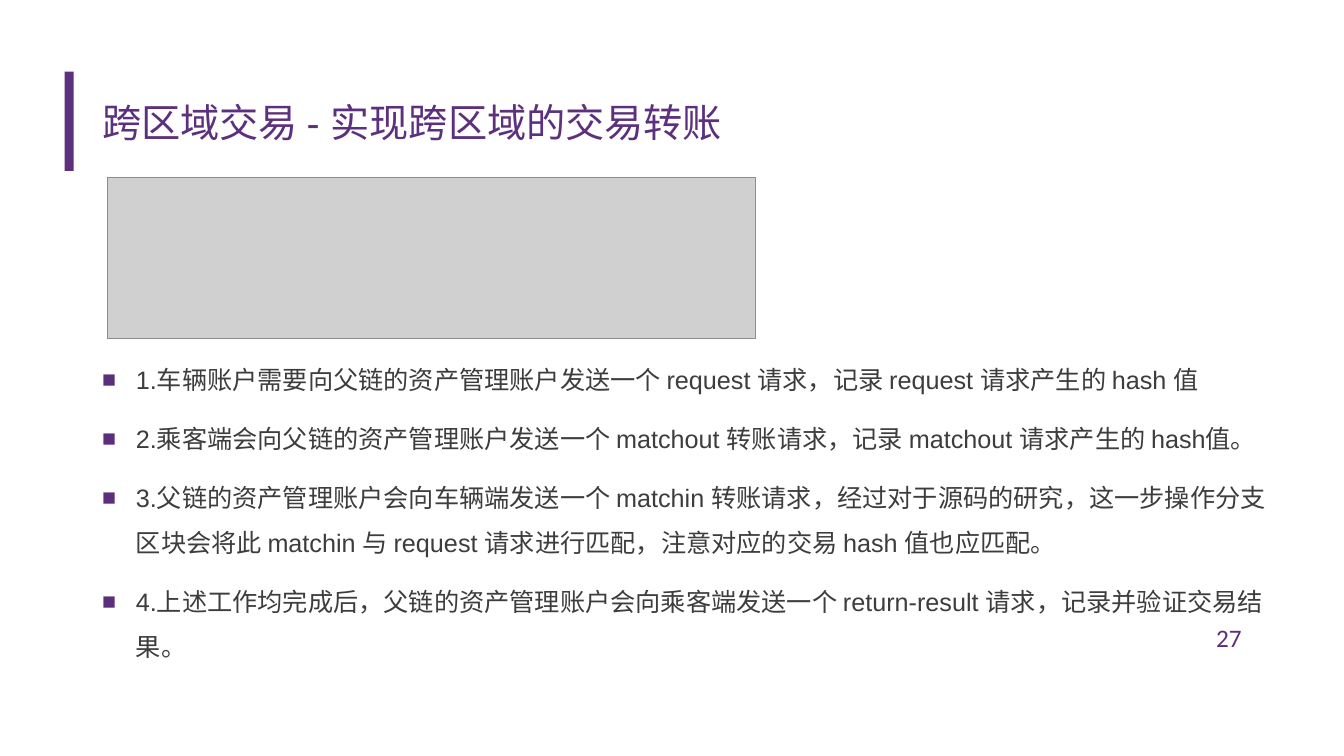
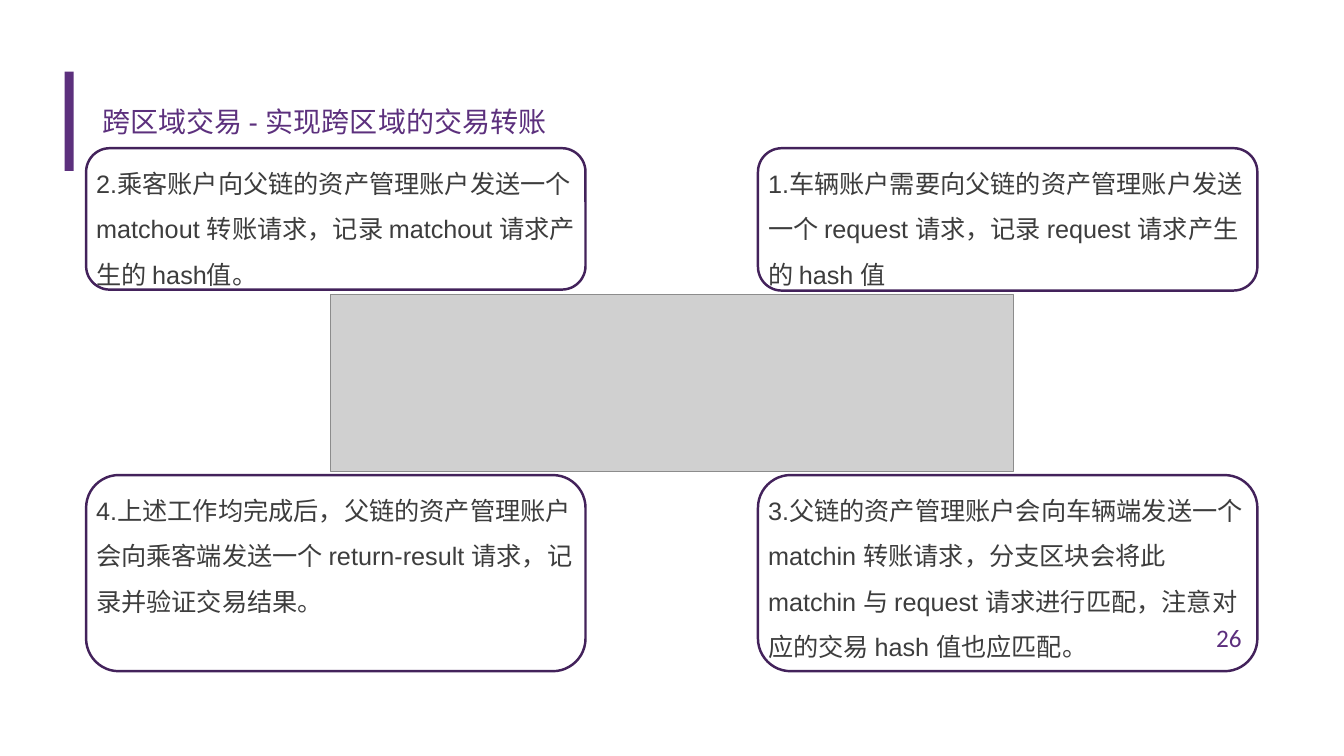
Before and after one commit to diyz19/GraduationDesign, a slide deck: slide 26 of FinalThesis/答辩ppt.pptx (slide 27 before the commit). Drawn at 1344x756 pixels with LibreOffice and Linux fonts; fonts in the diff are those of the drawing; grey boxes stand for pictures; background and template pictures are left out. Boxes give left, top, right and bottom in pixels: in the first picture for what was removed or moved away, otherwise in the second. Text is boxed around its words. In the diff, an @@ line names an element or a change of style, - is before the commit and + after.

```diff
--- a/FinalThesis/答辩ppt.pptx
+++ b/FinalThesis/答辩ppt.pptx
@@ title "跨区域交易 - 实现跨区域的交易转账" at (x1=102, y1=108, x2=546, y2=135): size 28 to 20 pt @@
@@ rounded rectangle added at (x1=86, y1=148, x2=585, y2=289), outline #43235C 1.75 pt @@
@@ rounded rectangle added at (x1=758, y1=148, x2=1257, y2=290), outline #43235C 1.75 pt @@
@@ text added at (x1=96, y1=173, x2=576, y2=290), 18 pt, text #3D3D3D @@
+2.乘客账户向父链的资产管理账户发送一个 matchout 转账请求，记录 matchout 请求产生的 hash值。
@@ text added at (x1=768, y1=173, x2=1243, y2=290), 18 pt, text #3D3D3D @@
+1.车辆账户需要向父链的资产管理账户发送一个 request 请求，记录 request 请求产生的 hash 值
@@ picture resized from (x1=108, y1=177, x2=756, y2=339) to (x1=331, y1=294, x2=1014, y2=471) @@
@@ rounded rectangle added at (x1=86, y1=475, x2=585, y2=671), outline #43235C 1.75 pt @@
@@ rounded rectangle added at (x1=758, y1=475, x2=1257, y2=671), outline #43235C 1.75 pt @@
@@ text added at (x1=96, y1=500, x2=572, y2=613), 18 pt, text #3D3D3D @@
+4.上述工作均完成后，父链的资产管理账户会向乘客端发送一个 return-result 请求，记录并验证交易结果。
@@ text at (x1=768, y1=500, x2=1243, y2=662): text changed @@
-■ 1.车辆账户需要向父链的资产管理账户发送一个 request 请求，记录 request 请求产生的 hash 值
-■ 2.乘客端会向父链的资产管理账户发送一个 matchout 转账请求，记录 matchout 请求产生的 hash值。
-■ 3.父链的资产管理账户会向车辆端发送一个 matchin 转账请求，经过对于源码的研究，这一步操作分支区块会将此 matchin 与 request 请求进行匹配，注意对应的交易 hash 值也应匹配。
-■ 4.上述工作均完成后，父链的资产管理账户会向乘客端发送一个 return-result 请求，记录并验证交易结果。
+3.父链的资产管理账户会向车辆端发送一个 matchin 转账请求，分支区块会将此 matchin 与 request 请求进行匹配，注意对应的交易 hash 值也应匹配。
@@ page number at (x1=1216, y1=630, x2=1242, y2=647): text changed @@
-27
+26
```
Also in this commit, not shown: 17 other slides changed, 2 slides added, 1 slide removed, 4 other files.
